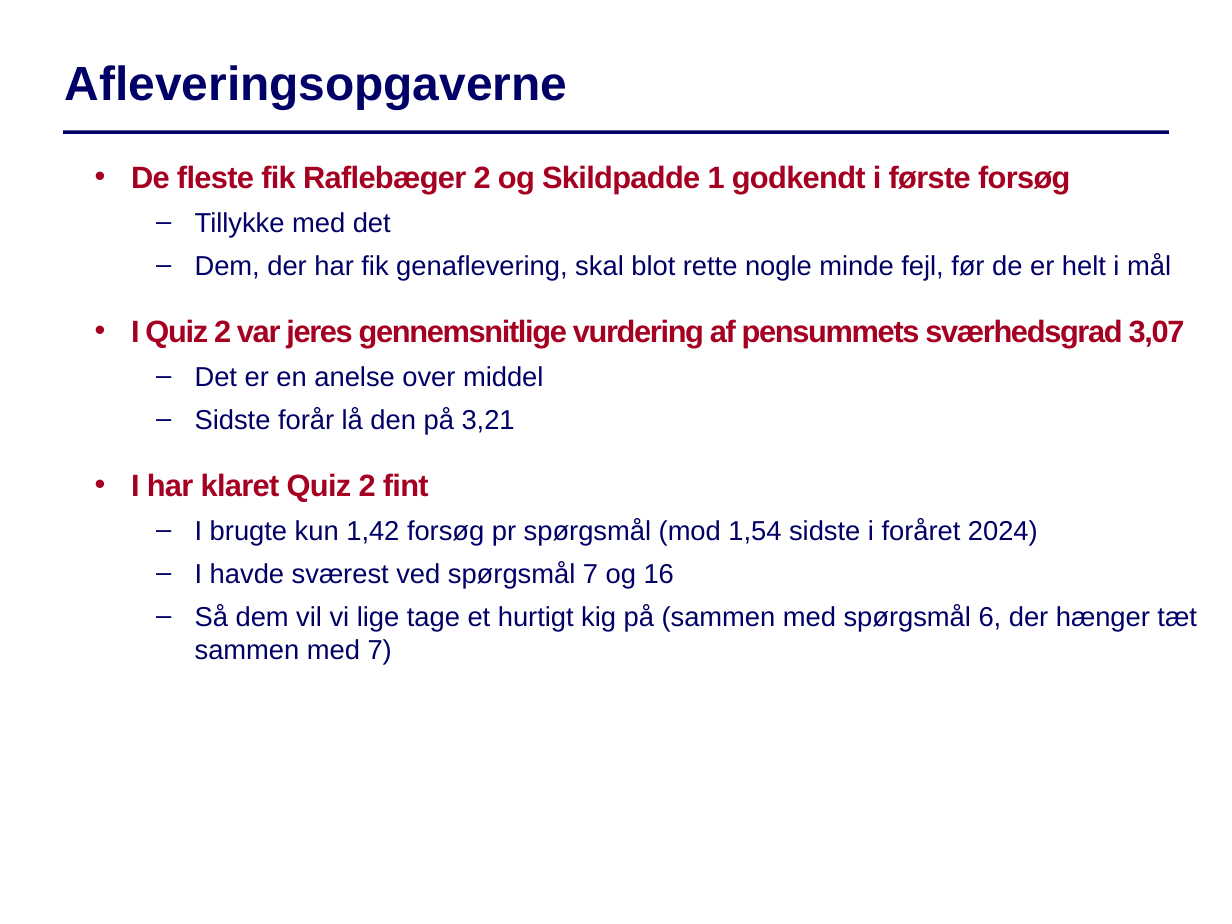
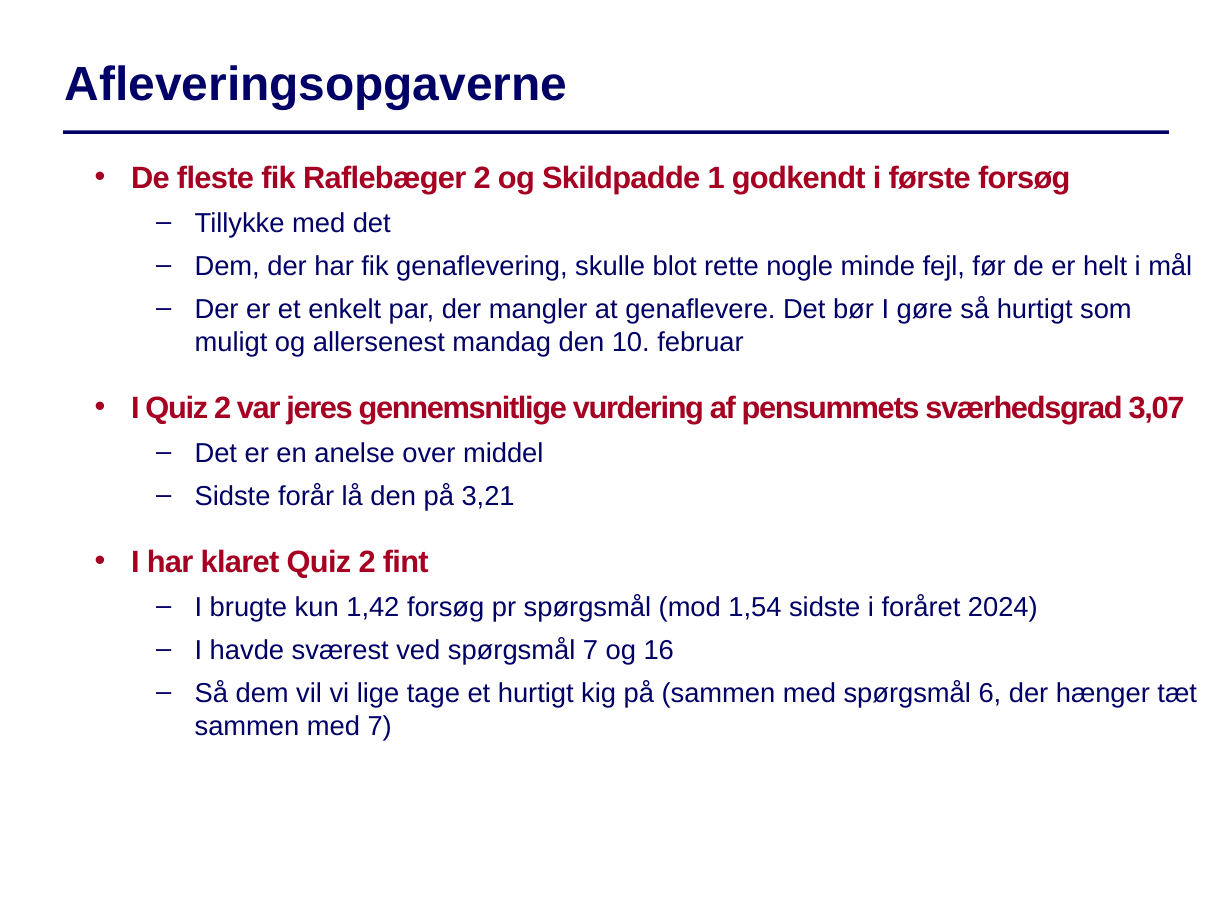
Before and after one commit to IntProgAU/Materiale, a slide deck: slide 2 of web/g25/status/Status3.pptx. Drawn at 1232x924 pixels with LibreOffice and Linux fonts; fonts in the diff are those of the drawing. Boxes give left, top, right and bottom in pixels: in the first picture for what was removed or moved away, otherwise in the second. Text is boxed around its words. In the diff, an @@ line names an element or a change of style, - is before the commit and + after.

```diff
--- a/web/g25/status/Status3.pptx
+++ b/web/g25/status/Status3.pptx
@@ text at box(195, 254, 1192, 356): text changed @@
-  – Dem, der har fik genaflevering, skal blot rette nogle minde fejl, før de er helt i mål
+  – Dem, der har fik genaflevering, skulle blot rette nogle minde fejl, før de er helt i mål
+  – Der er et enkelt par, der mangler at genaflevere. Det bør I gøre så hurtigt som muligt og allersenest mandag den 10. februar
```
Also in this commit, not shown: 2 other slides changed.
